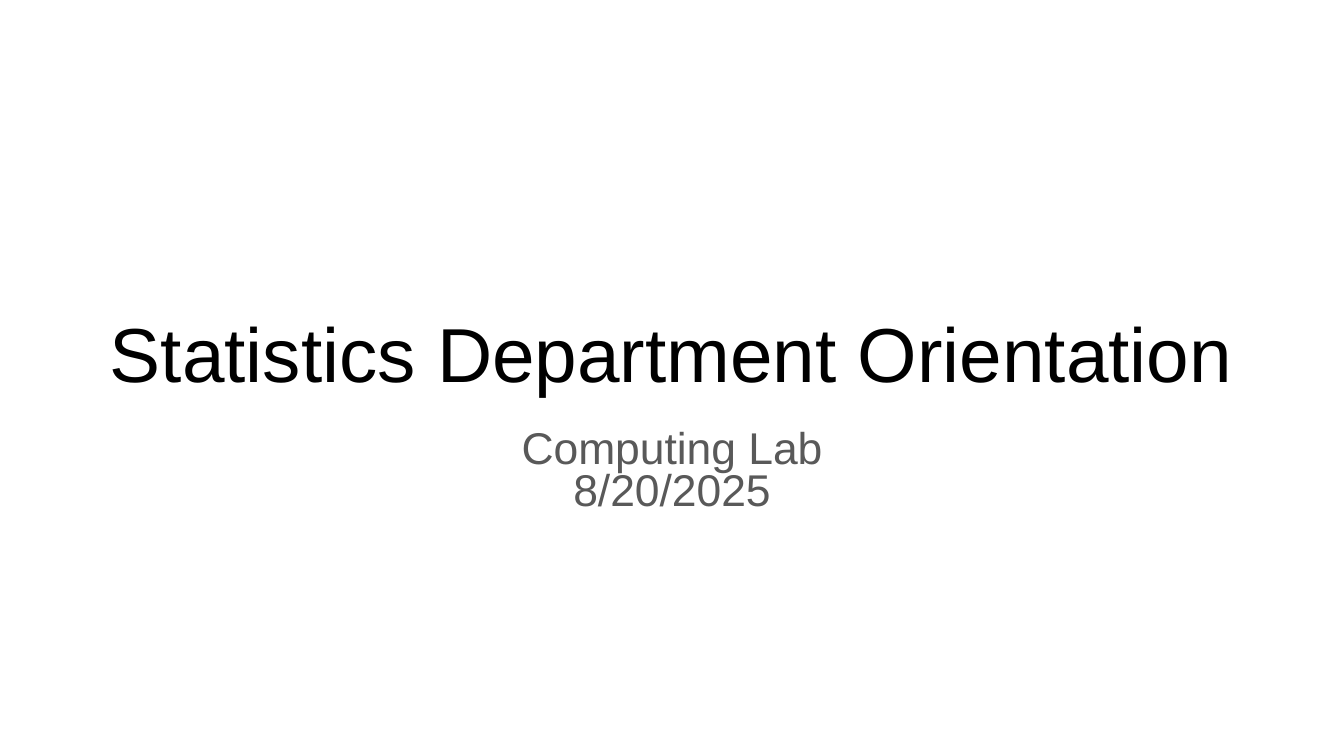
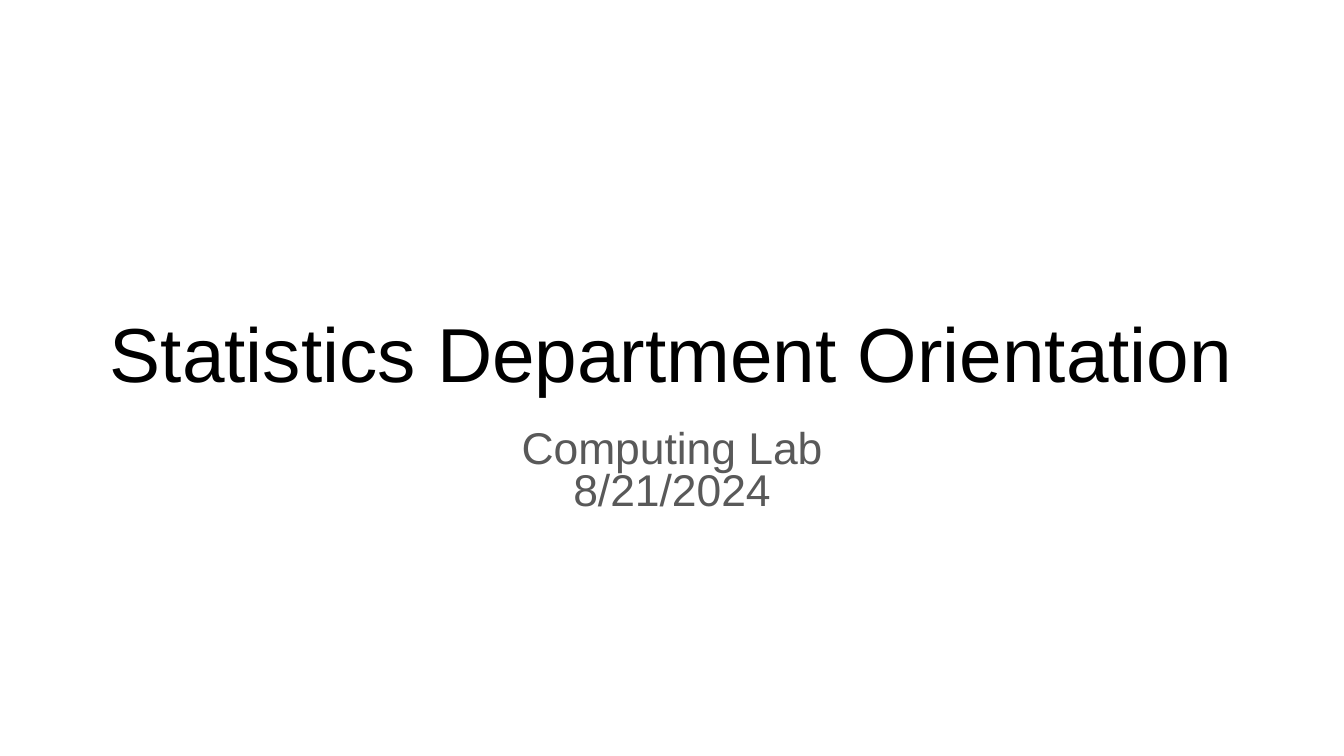
Before and after one commit to pengyang0411/Lab-Session, a slide deck: slide 1 of Stat Orientation Lab.pptx. Drawn at 1344x756 pixels with LibreOffice and Linux fonts; fonts in the diff are those of the drawing. Boxes give left, top, right and bottom in pixels: in the first picture for what was removed or moved away, otherwise in the second. Text is boxed around its words. In the diff, an @@ line names an element or a change of style, - is before the commit and + after.

Commit message:
Update the ppt back to 2024

```diff
--- a/Stat Orientation Lab.pptx
+++ b/Stat Orientation Lab.pptx
@@ subtitle at box(573, 472, 770, 507): text changed @@
-8/20/2025
+8/21/2024
```
